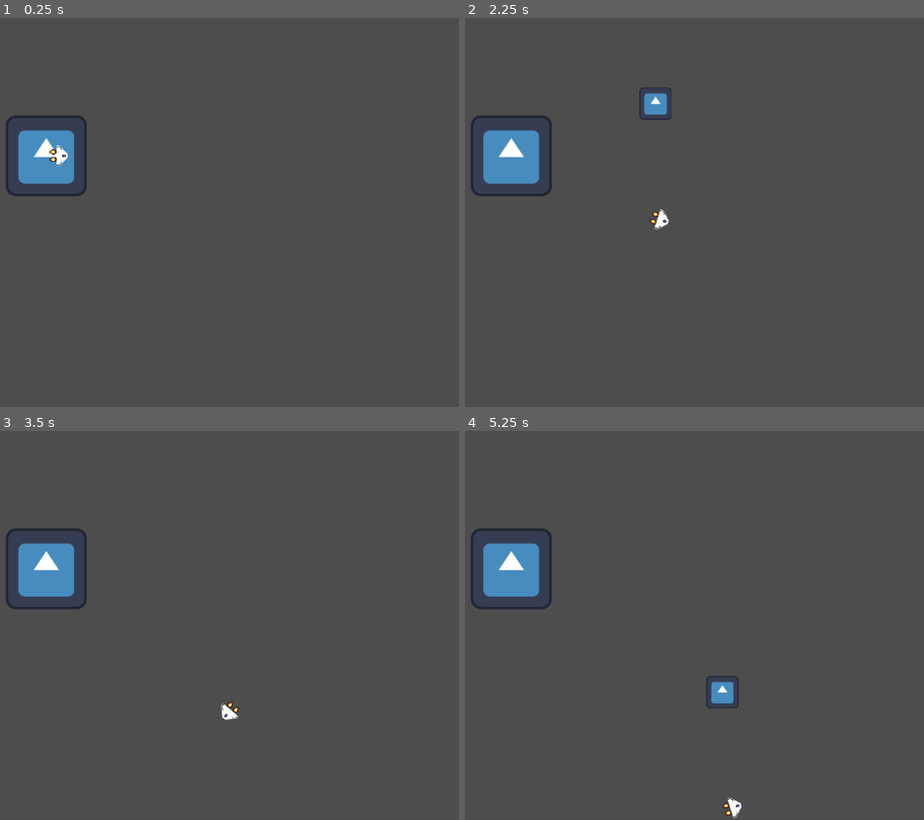
Above: before the commit, frames 1-4 (two rows, left to right).
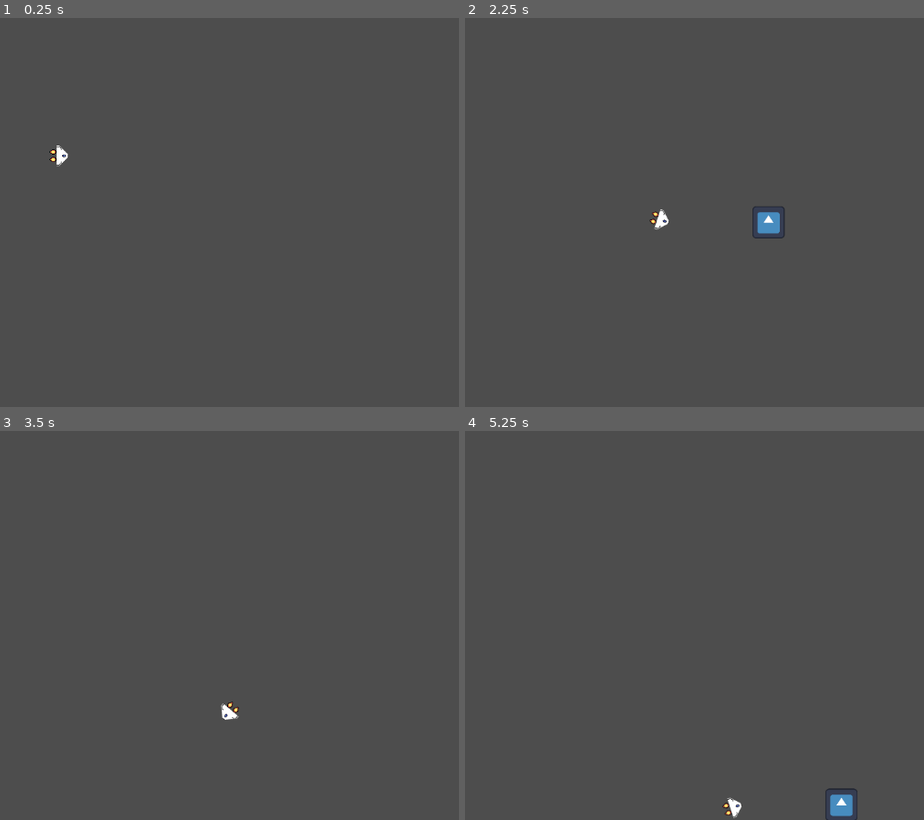
Above: after the commit, the same moments.

Repository: MrJman006/PvPlanes
Game: Godot game, scene res://scenes/GameScene.tscn
Same seed, same stepped clock (60 frames per second), same inputs: the game is played once before the commit and once after it. The engine's default icon, where the game draws it, is replaced by a stand-in: a white triangle on a blue panel in a dark square.
Inputs:
- Up to frame 1 (0.25 s): no input
- Up to frame 2 (2.25 s): hold Right (ui_right) 0.53-1.28 s; hold Space (ui_primary_fire) 0.53-1.28 s; hold Left (ui_left) 1.28-2.03 s; tap Space (ui_primary_fire) at 1.35 s; hold Right (ui_right) from 2.03 s (still down); hold Space (ui_primary_fire) from 2.03 s (still down)
- Up to frame 3 (3.5 s): keep holding Right (ui_right); release Space (ui_primary_fire) at 2.78 s; tap Space (ui_primary_fire) at 2.85 s
- Up to frame 4 (5.25 s): release Right (ui_right) at 3.53 s; hold Space (ui_primary_fire) 3.53-4.28 s; hold Left (ui_left) from 3.53 s (still down); tap Space (ui_primary_fire) at 4.35 s; tap Enter at 5 s; hold Space (ui_primary_fire) from 5.03 s (still down)

The runs differ from the first frame. In frame 1, 2.1% of the frame differs, in the area x 1-19%, y 25-46%; in frame 2, 2.9%, in the area x 1-70%, y 17-57%; in frame 3, 2.2%; in frame 4, 2.9%.

Commit message:
Moved things to better places

Diff:
--- a/scenes/GameScene.tscn
+++ b/scenes/GameScene.tscn
@@ -1,13 +1,6 @@
-[gd_scene load_steps=3 format=3 uid="uid://ch4ror07qtcih"]
+[gd_scene load_steps=2 format=3 uid="uid://ch4ror07qtcih"]
 
 [ext_resource type="Script" uid="uid://djflllwa6vghn" path="res://scripts/GameScene.gd" id="1_xy3my"]
-[ext_resource type="Texture2D" uid="uid://bfojvmhw5b7jw" path="res://icon.svg" id="2_cxv17"]
 
 [node name="World" type="Node2D"]
 script = ExtResource("1_xy3my")
-
-[node name="TestBulletPlayer" type="Node2D" parent="."]
-position = Vector2(500, 250)
-
-[node name="Sprite2D" type="Sprite2D" parent="TestBulletPlayer"]
-texture = ExtResource("2_cxv17")
--- a/Player.tscn
+++ b/scenes/Player.tscn
@@ -1,15 +1,15 @@
 [gd_scene load_steps=7 format=3 uid="uid://b8m50qfvlfcv0"]
 
-[ext_resource type="Script" uid="uid://cbkaybjpkmvkv" path="res://Player.gd" id="1_xhfnw"]
-[ext_resource type="Texture2D" uid="uid://bjk14gkq5u60m" path="res://Plane.png" id="2_kpjcp"]
-[ext_resource type="Texture2D" uid="uid://d03koajfsxkc" path="res://Thrust.png" id="3_kne1u"]
+[ext_resource type="Script" uid="uid://cbkaybjpkmvkv" path="res://scripts/Player.gd" id="1_3li8b"]
+[ext_resource type="Texture2D" uid="uid://bjk14gkq5u60m" path="res://Plane.png" id="2_mdl7e"]
+[ext_resource type="Texture2D" uid="uid://d03koajfsxkc" path="res://Thrust.png" id="3_qu4a1"]
 
 [sub_resource type="AtlasTexture" id="AtlasTexture_e80uo"]
-atlas = ExtResource("3_kne1u")
+atlas = ExtResource("3_qu4a1")
 region = Rect2(0, 0, 32, 32)
 
 [sub_resource type="AtlasTexture" id="AtlasTexture_cxr5p"]
-atlas = ExtResource("3_kne1u")
+atlas = ExtResource("3_qu4a1")
 region = Rect2(32, 0, 32, 32)
 
 [sub_resource type="SpriteFrames" id="SpriteFrames_tdg3f"]
@@ -27,7 +27,7 @@
 }]
 
 [node name="Node2D" type="CharacterBody2D"]
-script = ExtResource("1_xhfnw")
+script = ExtResource("1_3li8b")
 
 [node name="CollisionPolygon2D" type="CollisionPolygon2D" parent="."]
 top_level = true
--- a/scripts/Bullet.gd
+++ b/scripts/Bullet.gd
@@ -17,7 +17,7 @@
 
 func fire(position: Vector2, rotation: float, shooter_id: int = -1, speed_override: float = -1.0):
 	global_position = position
-	var direction = Vector2.UP.rotated(rotation)
+	var direction = Vector2.RIGHT.rotated(rotation)
 	_velocity = direction * (speed if speed_override == -1 else speed_override)
 	_lifetime = 0.0
 	_shooter_id = shooter_id
--- a/scripts/GameScene.gd
+++ b/scripts/GameScene.gd
@@ -1,6 +1,6 @@
 extends Node2D
 
-var player_scene: PackedScene = preload("res://Player.tscn")
+var player_scene: PackedScene = preload("res://scenes/Player.tscn")
 
 func _ready() -> void:
 	var player_1 = player_scene.instantiate()
Not shown: 1 places in scenes/Player.tscn that only renumber resources
Renamed: Player.gd -> scripts/Player.gd
Renamed: Player.gd.uid -> scripts/Player.gd.uid
